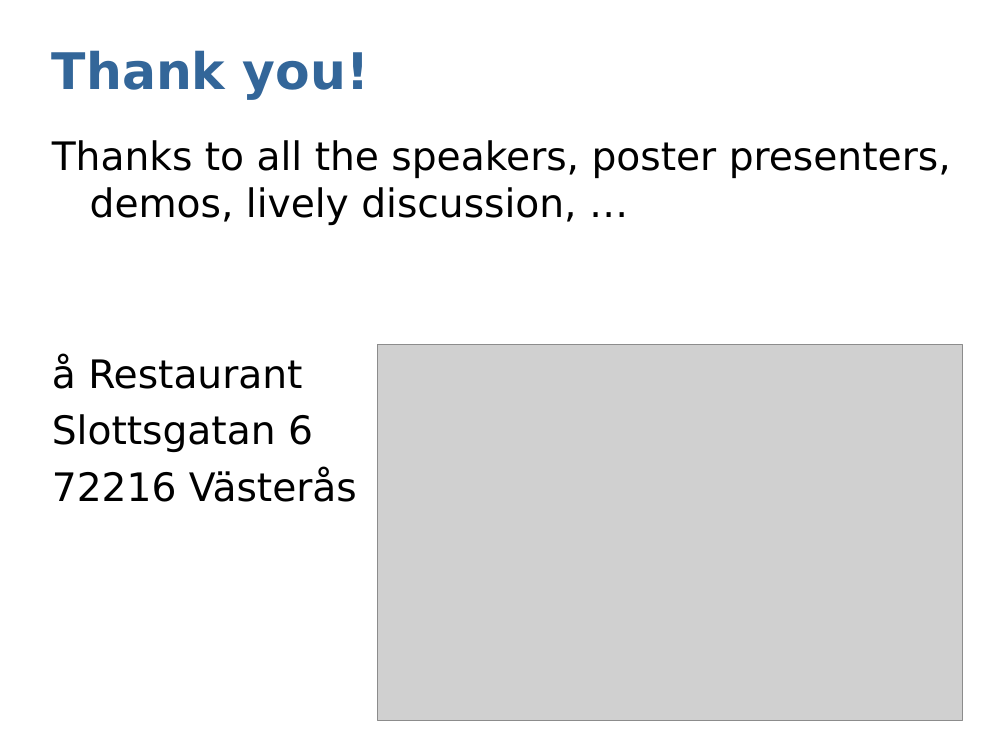
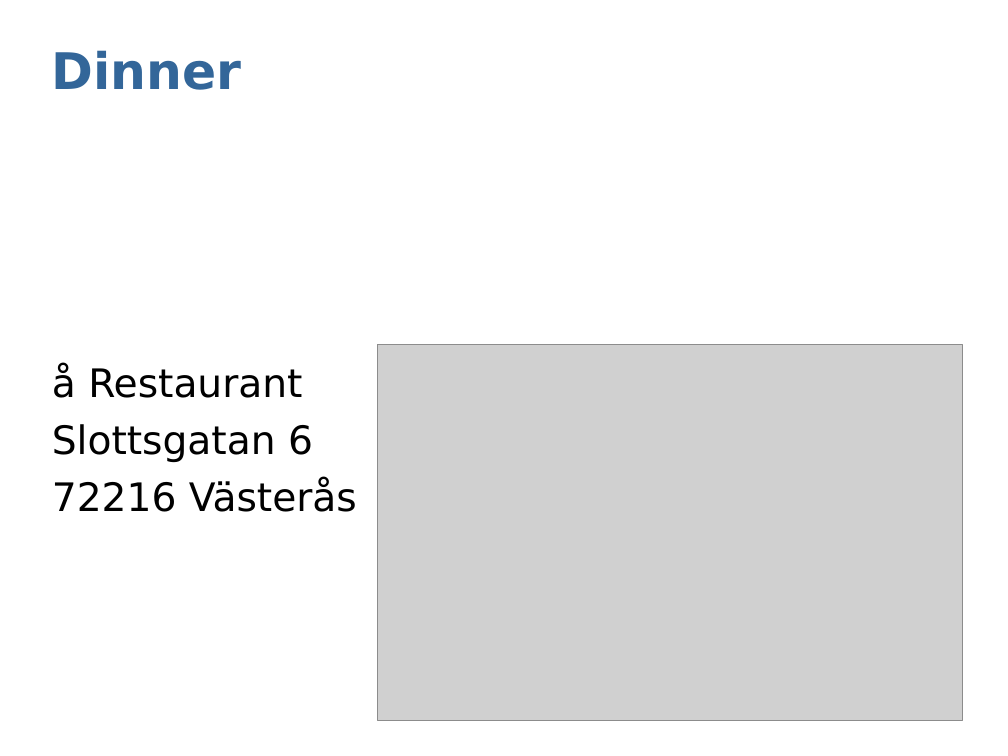
Before and after one commit to dejanpan/rgbd2011, a slide deck: slide 7 of presentations/sturm11rgbd-discussion.ppt (slide 6 before the commit). Drawn at 1008x756 pixels with LibreOffice and Linux fonts; fonts in the diff are those of the drawing; grey boxes stand for pictures. Boxes give left, top, right and bottom in pixels: in the first picture for what was removed or moved away, otherwise in the second. Text is boxed around its words. In the diff, an @@ line names an element or a change of style, - is before the commit and + after.

Commit message:
update

```diff
--- a/presentations/sturm11rgbd-discussion.ppt
+++ b/presentations/sturm11rgbd-discussion.ppt
@@ title at bbox=[52, 50, 242, 90]: text changed @@
-Thank you!
+Dinner
@@ text "å Restaurant" at bbox=[52, 365, 357, 512]: indent changed @@
@@ text at bbox=[52, 140, 951, 225]: paragraph removed @@
-Thanks to all the speakers, poster presenters, demos, lively discussion, …
```
Also in this commit, not shown: 1 slide added.
